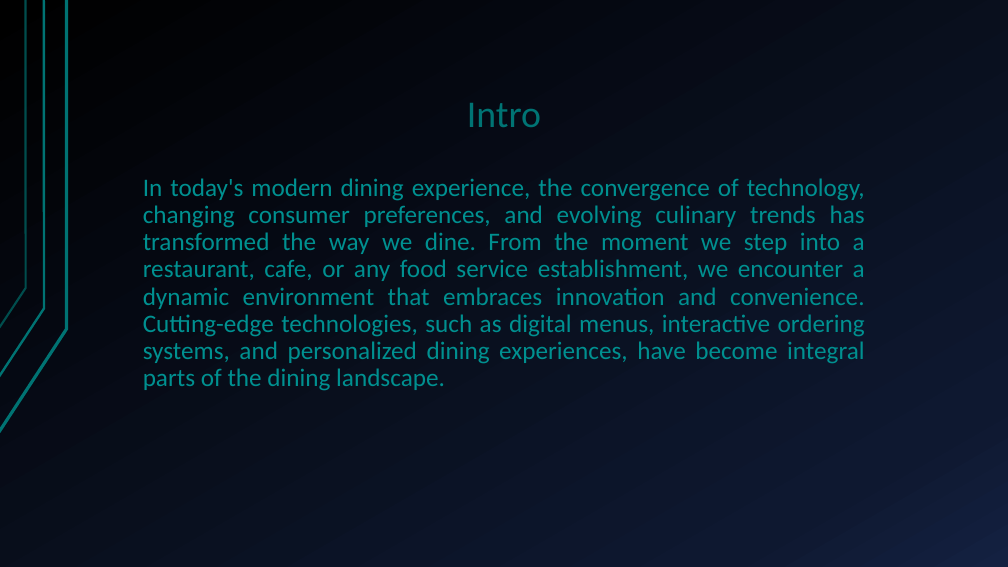
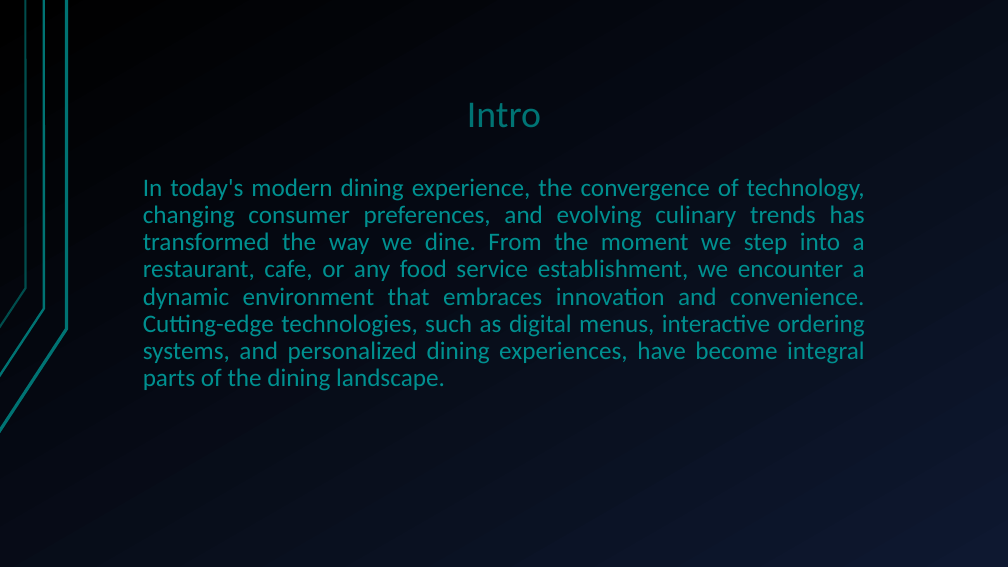
Before and after one commit to alexxGmZ/MenuMaApp, a slide deck: slide 2 of DOCS/FreEzMenu2.pptx. Drawn at 1008x567 pixels with LibreOffice and Linux fonts; fonts in the diff are those of the drawing. Boxes give left, top, right and bottom in pixels: in the first picture for what was removed or moved away, otherwise in the second. Text is boxed around its words. In the diff, an @@ line names an element or a change of style, - is before the commit and + after.

```diff
--- a/DOCS/FreEzMenu2.pptx
+++ b/DOCS/FreEzMenu2.pptx
@@ background gradient #000000 to #0F1931 to #142242 to gradient #000000 to #0E1830 @@
```
Also in this commit, not shown: 3 other slides changed, 3 slides added, 1 slide removed, 1 other file.
